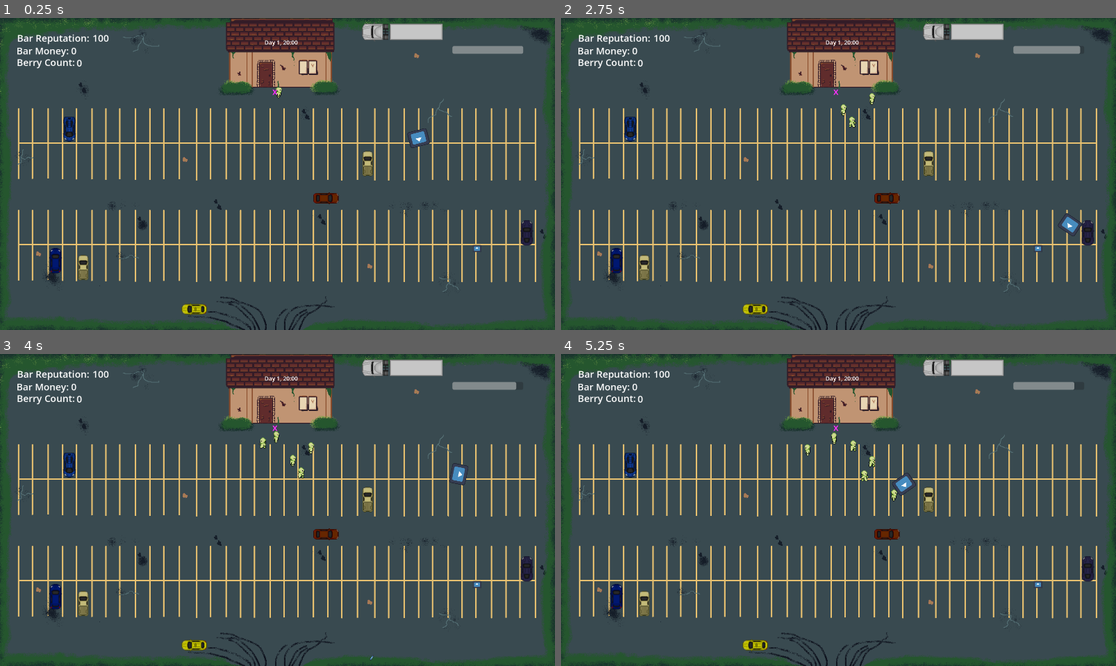
Above: before the commit, frames 1-4 (two rows, left to right).
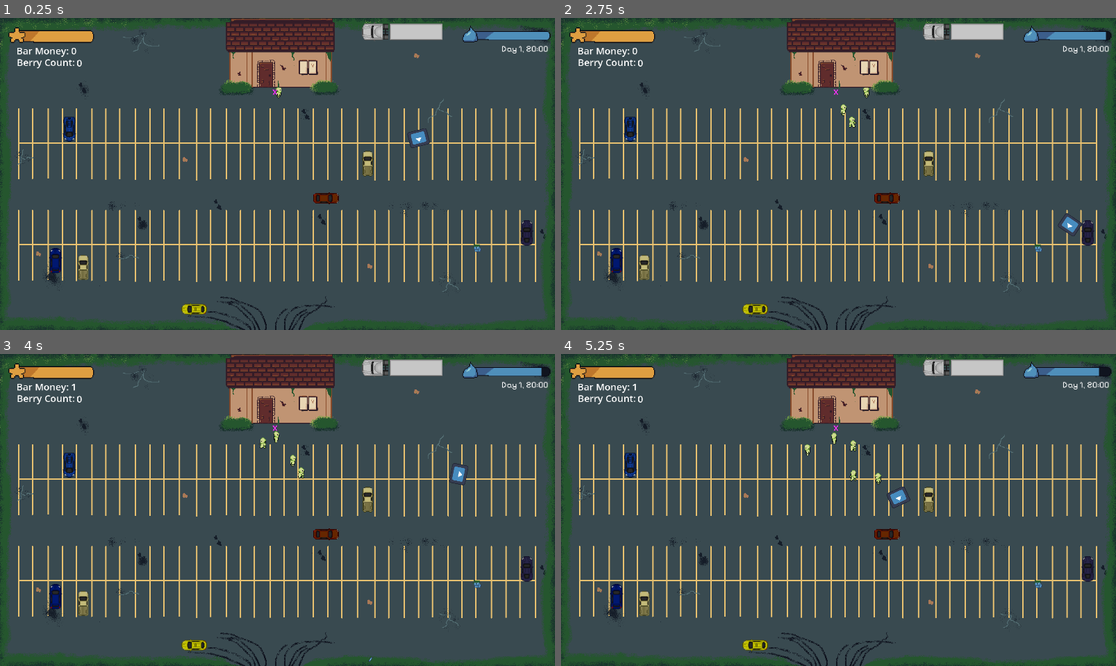
Above: after the commit, the same moments.

Repository: birbothedev/godot_wild_jam_92
Game: Godot game, scene res://scenes/main.tscn
Two runs of this game, one before a commit and one after it. Both use one fixed random seed, a clock stepped at 60 frames per second and the inputs below. The engine's default icon, where the game draws it, is replaced by a stand-in: a white triangle on a blue panel in a dark square.
Inputs (mouse positions are in pixels of both pictures, inside the frame that each line leads up to):
- Up to frame 1 (0.25 s): no input
- Up to frame 2 (2.75 s): move the mouse to (866, 42) at 0.52 s; hold D (right) 0.53-1.28 s; click (866, 42) at 0.6 s; move the mouse to (727, 189) at 1.27 s; hold S (down) 1.28-2.03 s; click (727, 189) at 1.35 s; move the mouse to (894, 105) at 2.02 s; hold D (right) from 2.03 s (still down); click (894, 105) at 2.1 s
- Up to frame 3 (4 s): move the mouse to (249, 572) at 2.77 s; release D (right) at 2.78 s; hold W (up) 2.78-3.53 s; click (249, 572) at 2.85 s; move the mouse to (444, 556) at 3.52 s; hold A (left) from 3.53 s (still down); click (444, 556) at 3.6 s
- Up to frame 4 (5.25 s): move the mouse to (672, 463) at 4.27 s; click (672, 463) at 4.35 s; move the mouse to (866, 510) at 5.02 s; release A (left) at 5.03 s; hold S (down) from 5.03 s (still down); click (866, 510) at 5.1 s

The runs differ from the first frame. In frame 1, 3.0% of the frame differs, in the area x 0-100%, y 0-100%; in frame 2, 3.1%; in frame 3, 3.1%; in frame 4, 3.4%.

Commit message:
adding ui elements

Diff:
--- a/godot-wild-jam-92/project.godot
+++ b/godot-wild-jam-92/project.godot
@@ -84,4 +84,5 @@
 
 [rendering]
 
+textures/canvas_textures/default_texture_filter=0
 rendering_device/driver.windows="d3d12"
--- a/godot-wild-jam-92/scenes/boost_berry.tscn
+++ b/godot-wild-jam-92/scenes/boost_berry.tscn
@@ -1,19 +1,20 @@
 [gd_scene format=3 uid="uid://b8oew86f2nd8s"]
 
 [ext_resource type="Script" uid="uid://blienx2riitcg" path="res://scripts/boost_berry.gd" id="1_a7km1"]
-[ext_resource type="Texture2D" uid="uid://dstg32ye6grwe" path="res://assets/icon.svg" id="1_vtykw"]
+[ext_resource type="Texture2D" uid="uid://hgamo7ybfunm" path="res://assets/blue_berry.png" id="2_a7km1"]
+[ext_resource type="AudioStream" uid="uid://3hvao28jdyf2" path="res://assets/audio/720110__baggonotes__portal_spawn.wav" id="3_dmlyh"]
 
 [sub_resource type="CircleShape2D" id="CircleShape2D_yapxj"]
-radius = 18.0
+radius = 15.0
 
 [node name="Boost Berry" type="Area2D" unique_id=1317296538]
+z_index = -1
 collision_layer = 512
 collision_mask = 2
 script = ExtResource("1_a7km1")
 
 [node name="Sprite2D" type="Sprite2D" parent="." unique_id=329815654]
-scale = Vector2(0.234375, 0.1875)
-texture = ExtResource("1_vtykw")
+texture = ExtResource("2_a7km1")
 
 [node name="CollisionShape2D" type="CollisionShape2D" parent="." unique_id=619629232]
 shape = SubResource("CircleShape2D_yapxj")
@@ -22,5 +23,10 @@
 [node name="Despawn Timer" type="Timer" parent="." unique_id=274624589]
 wait_time = 5.0
 
+[node name="AudioStreamPlayer2D" type="AudioStreamPlayer2D" parent="." unique_id=193503490]
+stream = ExtResource("3_dmlyh")
+volume_db = -9.063
+autoplay = true
+
 [connection signal="body_entered" from="." to="." method="_on_body_entered"]
 [connection signal="timeout" from="Despawn Timer" to="." method="_on_despawn_timer_timeout"]
--- a/godot-wild-jam-92/scenes/buy_screen.tscn
+++ b/godot-wild-jam-92/scenes/buy_screen.tscn
@@ -2,26 +2,56 @@
 
 [ext_resource type="PackedScene" uid="uid://di7j0npd38j1x" path="res://scenes/ui_handler.tscn" id="1_5h1mi"]
 [ext_resource type="Script" uid="uid://cgrbt0rjt7mn0" path="res://scripts/buy_screen.gd" id="1_wxbv8"]
+[ext_resource type="Texture2D" uid="uid://bpavojl3q5u0o" path="res://assets/buy screen.png" id="2_iq028"]
 
 [node name="Buy Screen" type="Node2D" unique_id=538934202]
 script = ExtResource("1_wxbv8")
 
+[node name="TextureRect" type="TextureRect" parent="." unique_id=1612654710]
+offset_right = 1920.0
+offset_bottom = 1080.0
+texture = ExtResource("2_iq028")
+
 [node name="UI Handler" parent="." unique_id=1313743795 instance=ExtResource("1_5h1mi")]
-position = Vector2(-4, 3)
-
-[node name="RichTextLabel" type="RichTextLabel" parent="." unique_id=969522087]
-offset_left = 893.0
-offset_top = 540.0
-offset_right = 1061.0
-offset_bottom = 580.0
-text = "buy stuff"
+position = Vector2(-3, 84)
 
 [node name="Return" type="Button" parent="." unique_id=1366858081]
-offset_left = 1691.0
-offset_top = 962.0
-offset_right = 1834.0
-offset_bottom = 1006.0
+offset_left = 1590.0
+offset_top = 874.0
+offset_right = 1801.0
+offset_bottom = 918.0
 text = "return to game"
+
+[node name="ProgressBar" type="ProgressBar" parent="." unique_id=904288370]
+offset_left = 478.0
+offset_top = 657.0
+offset_right = 1560.0
+offset_bottom = 724.0
+
+[node name="Refill Ammo" type="Button" parent="." unique_id=80079964]
+offset_left = 264.0
+offset_top = 677.0
+offset_right = 409.0
+offset_bottom = 708.0
+text = "berry"
+
+[node name="Purchase Rep" type="Button" parent="." unique_id=473254448]
+offset_left = 1411.0
+offset_top = 319.0
+offset_right = 1638.0
+offset_bottom = 362.0
+theme_override_font_sizes/font_size = 25
+text = "Purchase ($100)"
+
+[node name="Purchase Hypnotize" type="Button" parent="." unique_id=2099239034]
+offset_left = 1413.0
+offset_top = 425.0
+offset_right = 1638.0
+offset_bottom = 468.0
+theme_override_font_sizes/font_size = 25
+text = "Purchase ($100)"
 
 [connection signal="pressed" from="Return" to="." method="_on_button_pressed"]
 [connection signal="pressed" from="Return" to="." method="_on_return_pressed"]
+[connection signal="pressed" from="Refill Ammo" to="." method="_on_refill_ammo_pressed"]
+[connection signal="pressed" from="Purchase Rep" to="." method="_on_purchase_rep_pressed"]
--- a/godot-wild-jam-92/scenes/day_tracker.tscn
+++ b/godot-wild-jam-92/scenes/day_tracker.tscn
@@ -1,6 +1,7 @@
 [gd_scene format=3 uid="uid://brky53xmjwmn4"]
 
 [ext_resource type="Script" uid="uid://c0rd1ehymtyip" path="res://scripts/in_game_timer.gd" id="1_1r73o"]
+[ext_resource type="FontFile" uid="uid://b6161qhhvxewv" path="res://assets/PixelifySans-VariableFont_wght.ttf" id="1_76dvx"]
 
 [node name="Day Tracker" type="Control" unique_id=1185845853]
 layout_mode = 3
@@ -12,8 +13,10 @@
 
 [node name="RichTextLabel" type="RichTextLabel" parent="." unique_id=1077465486]
 layout_mode = 0
-offset_right = 292.0
-offset_bottom = 40.0
-theme_override_font_sizes/normal_font_size = 20
+offset_right = 221.0
+offset_bottom = 42.0
+theme_override_fonts/normal_font = ExtResource("1_76dvx")
+theme_override_fonts/bold_font = ExtResource("1_76dvx")
+theme_override_font_sizes/normal_font_size = 30
 text = "Day 1, 00:00"
 script = ExtResource("1_1r73o")
--- a/godot-wild-jam-92/scenes/patron.tscn
+++ b/godot-wild-jam-92/scenes/patron.tscn
@@ -2,6 +2,7 @@
 
 [ext_resource type="Script" uid="uid://c33ohjgfchnqp" path="res://scripts/patron.gd" id="1_2v2r5"]
 [ext_resource type="Texture2D" uid="uid://cf4kehb2q6jgn" path="res://assets/walk animation.png" id="2_hx3gv"]
+[ext_resource type="AudioStream" uid="uid://cdxg2hwyooklq" path="res://assets/audio/419181__14gpanskahonc_petr__14-man-fast-walking-dirt.wav" id="3_2v2r5"]
 
 [sub_resource type="AtlasTexture" id="AtlasTexture_hx3gv"]
 atlas = ExtResource("2_hx3gv")
@@ -70,5 +71,10 @@
 [node name="CollisionShape2D" type="CollisionShape2D" parent="Juice Detection" unique_id=1963798232]
 shape = SubResource("RectangleShape2D_2v2r5")
 
+[node name="AudioStreamPlayer2D" type="AudioStreamPlayer2D" parent="." unique_id=532598443]
+stream = ExtResource("3_2v2r5")
+volume_db = -22.115
+autoplay = true
+
 [connection signal="screen_exited" from="VisibleOnScreenNotifier2D" to="." method="_on_visible_on_screen_notifier_2d_screen_exited"]
 [connection signal="body_entered" from="Juice Detection" to="." method="_on_juice_detection_body_entered"]
--- a/godot-wild-jam-92/scenes/player.tscn
+++ b/godot-wild-jam-92/scenes/player.tscn
@@ -20,4 +20,4 @@
 shape = SubResource("RectangleShape2D_jyhfs")
 
 [node name="SQ Firing Position" type="Node2D" parent="." unique_id=1888904493]
-position = Vector2(48, 0)
+position = Vector2(55, 0)
--- a/godot-wild-jam-92/scenes/squirt_gun_juice.tscn
+++ b/godot-wild-jam-92/scenes/squirt_gun_juice.tscn
@@ -2,6 +2,7 @@
 
 [ext_resource type="Texture2D" uid="uid://dstg32ye6grwe" path="res://assets/icon.svg" id="1_lhtnj"]
 [ext_resource type="Script" uid="uid://b6t2dk8esui3d" path="res://scripts/squirt_gun_juice.gd" id="1_o116x"]
+[ext_resource type="AudioStream" uid="uid://cdxg2hwyooklq" path="res://assets/audio/419181__14gpanskahonc_petr__14-man-fast-walking-dirt.wav" id="3_j4a7w"]
 
 [sub_resource type="RectangleShape2D" id="RectangleShape2D_o116x"]
 size = Vector2(20, 38.4)
@@ -19,3 +20,7 @@
 position = Vector2(0, -4.7683716e-07)
 scale = Vector2(1, 0.15625)
 shape = SubResource("RectangleShape2D_o116x")
+
+[node name="Squirt Noise" type="AudioStreamPlayer2D" parent="." unique_id=1800299330]
+stream = ExtResource("3_j4a7w")
+autoplay = true
--- a/godot-wild-jam-92/scenes/ui_handler.tscn
+++ b/godot-wild-jam-92/scenes/ui_handler.tscn
@@ -1,26 +1,16 @@
 [gd_scene format=3 uid="uid://di7j0npd38j1x"]
 
 [ext_resource type="Script" uid="uid://cngp2oqofqmn2" path="res://scripts/ui_handler.gd" id="1_iw0cq"]
+[ext_resource type="Texture2D" uid="uid://dltpmm4vhsah0" path="res://assets/ammo_bar_back.png" id="2_cli26"]
 [ext_resource type="PackedScene" uid="uid://brky53xmjwmn4" path="res://scenes/day_tracker.tscn" id="3_0lcql"]
+[ext_resource type="Texture2D" uid="uid://cw4pycc3y7auv" path="res://assets/ammo_bar_outline.png" id="3_36h4x"]
+[ext_resource type="Texture2D" uid="uid://cp3qmj3kjx80y" path="res://assets/ammo_bar_fill.png" id="4_8l83p"]
+[ext_resource type="Texture2D" uid="uid://cpmonffbx0oj0" path="res://assets/reputation_bar_back.png" id="6_ahy8b"]
+[ext_resource type="Texture2D" uid="uid://ci41id3eebkj2" path="res://assets/reputation_bar_outline.png" id="7_xhecy"]
+[ext_resource type="Texture2D" uid="uid://bs2f64ujns32x" path="res://assets/reputation_bar_fill.png" id="8_87rhf"]
 
 [node name="UI Handler" type="Node2D" unique_id=1313743795]
 script = ExtResource("1_iw0cq")
-
-[node name="Label7" type="Label" parent="." unique_id=870538998]
-offset_left = 59.0
-offset_top = 46.0
-offset_right = 323.0
-offset_bottom = 92.0
-theme_override_colors/font_color = Color(1, 1, 1, 1)
-theme_override_font_sizes/font_size = 33
-text = "Bar Reputation: "
-
-[node name="Rep Counter" type="Label" parent="Label7" unique_id=1585886716]
-layout_mode = 0
-offset_left = 261.0
-offset_right = 318.0
-offset_bottom = 46.0
-theme_override_font_sizes/font_size = 33
 
 [node name="Label8" type="Label" parent="." unique_id=1322541875]
 offset_left = 57.0
@@ -57,23 +47,36 @@
 theme_override_font_sizes/font_size = 33
 text = "0"
 
-[node name="Ammo Tracker" type="ProgressBar" parent="." unique_id=956917703]
-offset_left = 1565.0
-offset_top = 97.0
-offset_right = 1810.0
-offset_bottom = 124.0
-max_value = 10.0
-step = 1.0
+[node name="Ammo Tracker" type="TextureProgressBar" parent="." unique_id=1497347254]
+offset_left = 1599.0
+offset_top = 13.0
+offset_right = 1904.0
+offset_bottom = 128.0
+max_value = 50.0
+value = 25.0
 rounded = true
-show_percentage = false
+nine_patch_stretch = true
+texture_under = ExtResource("2_cli26")
+texture_over = ExtResource("3_36h4x")
+texture_progress = ExtResource("4_8l83p")
 
 [node name="Day Tracker" parent="." unique_id=1185845853 instance=ExtResource("3_0lcql")]
 anchors_preset = 0
 anchor_right = 0.0
 anchor_bottom = 0.0
-offset_left = 915.0
-offset_top = 70.0
-offset_right = 1037.0
-offset_bottom = 70.0
+offset_left = 1735.0
+offset_top = 89.0
+offset_right = 1857.0
+offset_bottom = 132.0
 grow_horizontal = 1
 grow_vertical = 1
+
+[node name="Reputation Bar" type="TextureProgressBar" parent="." unique_id=203192424]
+offset_left = 29.0
+offset_top = -2.0
+offset_right = 325.0
+offset_bottom = 156.0
+nine_patch_stretch = true
+texture_under = ExtResource("6_ahy8b")
+texture_over = ExtResource("7_xhecy")
+texture_progress = ExtResource("8_87rhf")
--- a/godot-wild-jam-92/scripts/berry_spawner.gd
+++ b/godot-wild-jam-92/scripts/berry_spawner.gd
@@ -6,10 +6,11 @@
 var spawn_locations
 var spawn_locations_storage
 var chosen_spawn
+var spawn_audio
 
 func _ready() -> void:
 	spawn_locations = get_tree().get_nodes_in_group("berry_spawns")
-	print(spawn_locations)
+	spawn_audio = $AudioStreamPlayer2D
 
 	refill_spawn_locations()
 	get_random_spawn_location()
@@ -17,11 +18,8 @@
 func _on_timer_timeout() -> void:
 	if !GameManager.game_paused_for_buying:
 		get_random_spawn_location()
-		print("spawning berry")
 		# spawn a new berry everytime the timer runs out
 		var ber = berry.instantiate()
-		if ber:
-			print("berry found")
 		ber.name = "Berry"
 		ber.global_position = chosen_spawn
 		print(chosen_spawn)
@@ -33,7 +31,6 @@
 		refill_spawn_locations()
 	var marker = spawn_locations_storage.pop_front()
 	chosen_spawn = marker.global_position
-	print(chosen_spawn)
 
 func refill_spawn_locations():
 	spawn_locations_storage = spawn_locations.duplicate()
--- a/godot-wild-jam-92/scripts/buy_screen.gd
+++ b/godot-wild-jam-92/scripts/buy_screen.gd
@@ -1,6 +1,7 @@
 extends Node2D
 
 @onready var main_game_scene = preload("res://scenes/main.tscn")
+var PLUS_REP_COST = -100
 
 # Called when the node enters the scene tree for the first time.
 func _ready() -> void:
@@ -13,3 +14,12 @@
 func _on_return_pressed() -> void:
 	get_tree().change_scene_to_packed(main_game_scene)
 	GameManager.hour = 20
+
+func _on_purchase_rep_pressed() -> void:
+	if GameManager.bar_money_value < PLUS_REP_COST:
+		return
+	GameManager.change_bar_reputation(50)
+	GameManager.change_bar_money_amount(PLUS_REP_COST)
+
+func _on_refill_ammo_pressed() -> void:
+	pass # Replace with function body.
--- a/godot-wild-jam-92/scripts/game_manger.gd
+++ b/godot-wild-jam-92/scripts/game_manger.gd
@@ -5,11 +5,12 @@
 var game_over_screen = preload("res://scenes/game_over.tscn")
 var start_game_screen = preload("res://scenes/start_menu.tscn")
 
-var rep_counter_label
+var rep_counter_bar
 var money_counter_label
 var berry_count_label
 
 var bar_reputation_value = 100
+var max_reputation = 100
 var bar_money_value = 0
 var player_berry_count = 0
 
@@ -25,8 +26,8 @@
 		get_tree().change_scene_to_packed(game_over_screen)
 
 func init_ui():
-	if rep_counter_label:
-		rep_counter_label.text = str(bar_reputation_value)
+	if rep_counter_bar:
+		rep_counter_bar.value = bar_reputation_value
 
 	if money_counter_label:
 		money_counter_label.text = str(bar_money_value)
@@ -36,7 +37,9 @@
 
 func change_bar_reputation(amount):
 	bar_reputation_value += amount
-	rep_counter_label.text = str(bar_reputation_value)
+	if bar_reputation_value > max_reputation:
+		bar_reputation_value = max_reputation
+	rep_counter_bar.value = bar_reputation_value
 
 func change_bar_money_amount(amount):
 	bar_money_value += amount
--- a/godot-wild-jam-92/scripts/patron.gd
+++ b/godot-wild-jam-92/scripts/patron.gd
@@ -6,8 +6,10 @@
 var temp_positions_array
 var current_position
 var hit_with_juice = false
+var player
 
 func _ready():
+	player = $"../../Player"
 	patron_target_locations = get_tree().get_nodes_in_group("reg_patrons")
 	get_random_target_position()
 
@@ -43,7 +45,7 @@
 
 func _on_juice_detection_body_entered(body: Node2D) -> void:
 	hit_with_juice = true
-	apply_knockback(body.get_parent().global_position, 150.0)
+	apply_knockback(player.global_position, 100.0)
 	body.queue_free()
 
 # Inside the enemy script (e.g., CharacterBody2D)
--- a/godot-wild-jam-92/scripts/player.gd
+++ b/godot-wild-jam-92/scripts/player.gd
@@ -6,13 +6,19 @@
 var screen_size
 var sprite_size
 var ui_handler
+var firing_position
 var juice_path = preload("res://scenes/squirt_gun_juice.tscn")
+var walking_audio
+var squirt_gun_audio
 
 func _ready() -> void:
 	reset_ammo_count()
+	walking_audio = $Walking
+	squirt_gun_audio = $"Squirt Noise"
 	ui_handler = $"../UI Handler"
 	screen_size = get_viewport_rect().size
 	sprite_size = $Sprite2D.texture.get_size()
+	firing_position = $"SQ Firing Position"
 
 func _physics_process(delta):
 	look_at(get_global_mouse_position())
@@ -37,7 +43,7 @@
 	AMMO_COUNT -= 1
 	var juice = juice_path.instantiate()
 	juice.dir = rotation
-	juice.pos = $"SQ Firing Position".global_position
+	juice.pos = firing_position.global_position
 	juice.rot = global_rotation
 	get_parent().add_child(juice)
 
--- a/godot-wild-jam-92/scripts/ui_handler.gd
+++ b/godot-wild-jam-92/scripts/ui_handler.gd
@@ -9,7 +9,7 @@
 	ammo_progress_bar = $"Ammo Tracker"
 	if player:
 		update_ammo_progress_bar()
-	GameManager.rep_counter_label = $"Label7/Rep Counter"
+	GameManager.rep_counter_bar = $"Reputation Bar"
 	GameManager.money_counter_label = $"Label8/Money Counter"
 	GameManager.berry_count_label = $"Label9/Berry Counter"
 	GameManager.init_ui()
Binary file added: godot-wild-jam-92/assets/PixelifySans-VariableFont_wght.ttf
Not shown, added: godot-wild-jam-92/assets/PixelifySans-VariableFont_wght.ttf.import
Binary file added: godot-wild-jam-92/assets/ammo_bar_back.png
Not shown, added: godot-wild-jam-92/assets/ammo_bar_back.png.import
Binary file added: godot-wild-jam-92/assets/ammo_bar_fill.png
Not shown, added: godot-wild-jam-92/assets/ammo_bar_fill.png.import
Binary file added: godot-wild-jam-92/assets/ammo_bar_outline.png
Not shown, added: godot-wild-jam-92/assets/ammo_bar_outline.png.import
Not shown, added: godot-wild-jam-92/assets/audio/419181__14gpanskahonc_petr__14-man-fast-walking-dirt.wav.import
Not shown, added: godot-wild-jam-92/assets/audio/720110__baggonotes__portal_spawn.wav.import
Not shown, added: godot-wild-jam-92/assets/audio/737235__qubodup__water-squirt.wav.import
Binary file added: godot-wild-jam-92/assets/blue_berry.png
(and 14 more such lines)
